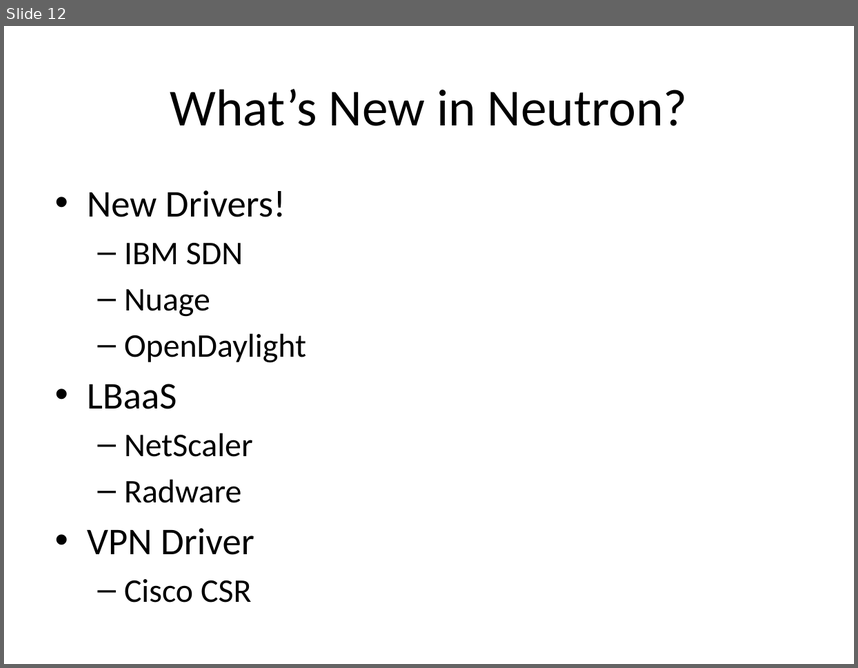
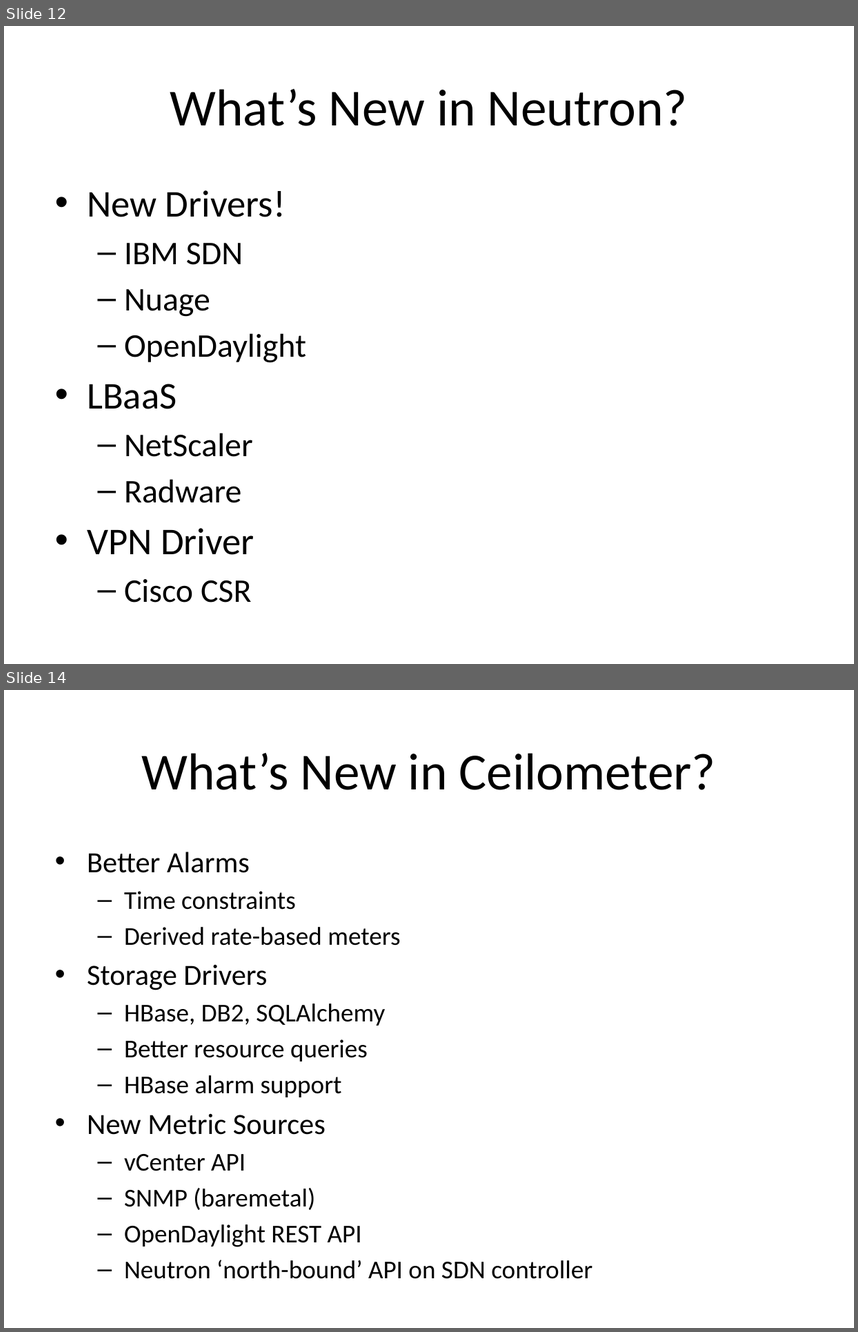
Before and after one commit to bunchc/Couch_to_OpenStack, a slide deck: slides/01-WhatsNew.pptx. Shown one above the other, each under a label of ours: slide 12 before the commit, slides 12 and 14 after it; the slides between them are not shown. The pictures are 858x668 and 858x1332 pixels, drawn with LibreOffice and Linux fonts; fonts in the diff are those of the drawing. Boxes give left, top, right and bottom in pixels: in the first picture for what was removed or moved away, otherwise in the second. Text is boxed around its words. In the diff, an @@ line names an element or a change of style, - is before the commit and + after.

```diff
--- a/slides/01-WhatsNew.pptx
+++ b/slides/01-WhatsNew.pptx
@@ slide 14 added at [4, 690, 854, 1328], background #FFFFFF @@
@@ title added at [141, 753, 716, 790], 44 pt, text #000000 @@
+What’s New in Ceilometer?
@@ text added at [87, 851, 593, 1279], 21.7 pt, text #000000 @@
+• Better Alarms
+  – Time constraints
+  – Derived rate-based meters
+• Storage Drivers
+  – HBase, DB2, SQLAlchemy
+  – Better resource queries
+  – HBase alarm support
+• New Metric Sources
+  – vCenter API
+  – SNMP (baremetal)
+  – OpenDaylight REST API
+  – Neutron ‘north-bound’ API on SDN controller
```
Also in this commit, not shown: 1 slide changed, 3 other slides added.
